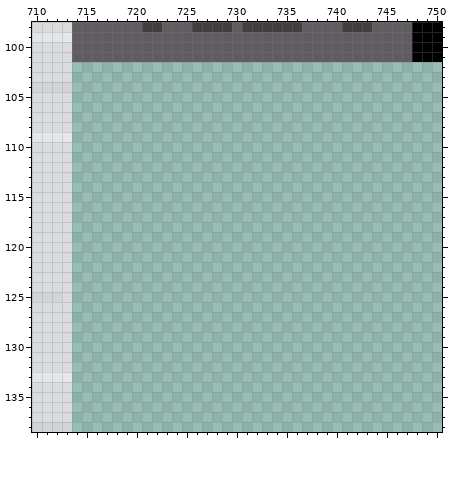
Pixel-art file, stored at Assets/Sprites/floor.aseprite. Above: the version before the commit.
1024x1024 pixels, 1 frame. Colours within 5 levels of each other are drawn and written as one. Shown: x 710..750, y 98..138.
After:
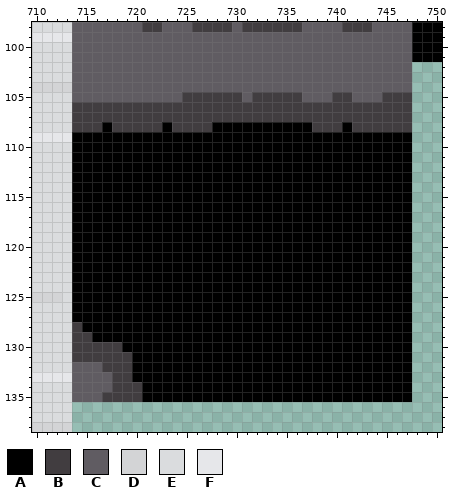
Palette (. is transparent): A #000000  B #413d40  C #605c62  D #d3d4d6  E #dadcde  F #e6e7ea
Edits made:
y 102..104: x 714..747 .................................. -> CCCCCCCCCCCCCCCCCCCCCCCCCCCCCCCCCC
y 105: x 714..747 .................................. -> CCCCCCCCCCCBBBBBBCBBBBBCCCBBCCCBBB
y 106..107: x 714..747 .................................. -> BBBBBBBBBBBBBBBBBBBBBBBBBBBBBBBBBB
y 108: x 714..747 .................................. -> BBBABBBBBABBBBAAAAAAAAAABBBABBBBBB
y 109..127: x 714..747 .................................. -> AAAAAAAAAAAAAAAAAAAAAAAAAAAAAAAAAA
y 128: x 714..747 .................................. -> BAAAAAAAAAAAAAAAAAAAAAAAAAAAAAAAAA
y 129: x 714..747 .................................. -> BBAAAAAAAAAAAAAAAAAAAAAAAAAAAAAAAA
y 130: x 714..747 .................................. -> BBBBBAAAAAAAAAAAAAAAAAAAAAAAAAAAAA
y 131: x 714..747 .................................. -> BBBBBBAAAAAAAAAAAAAAAAAAAAAAAAAAAA
y 132: x 714..747 .................................. -> CCCBBBAAAAAAAAAAAAAAAAAAAAAAAAAAAA
y 133: x 714..747 .................................. -> CCCCBBAAAAAAAAAAAAAAAAAAAAAAAAAAAA
y 134: x 714..747 .................................. -> CCCCBBBAAAAAAAAAAAAAAAAAAAAAAAAAAA
y 135: x 714..747 .................................. -> CCCBBBBAAAAAAAAAAAAAAAAAAAAAAAAAAA
